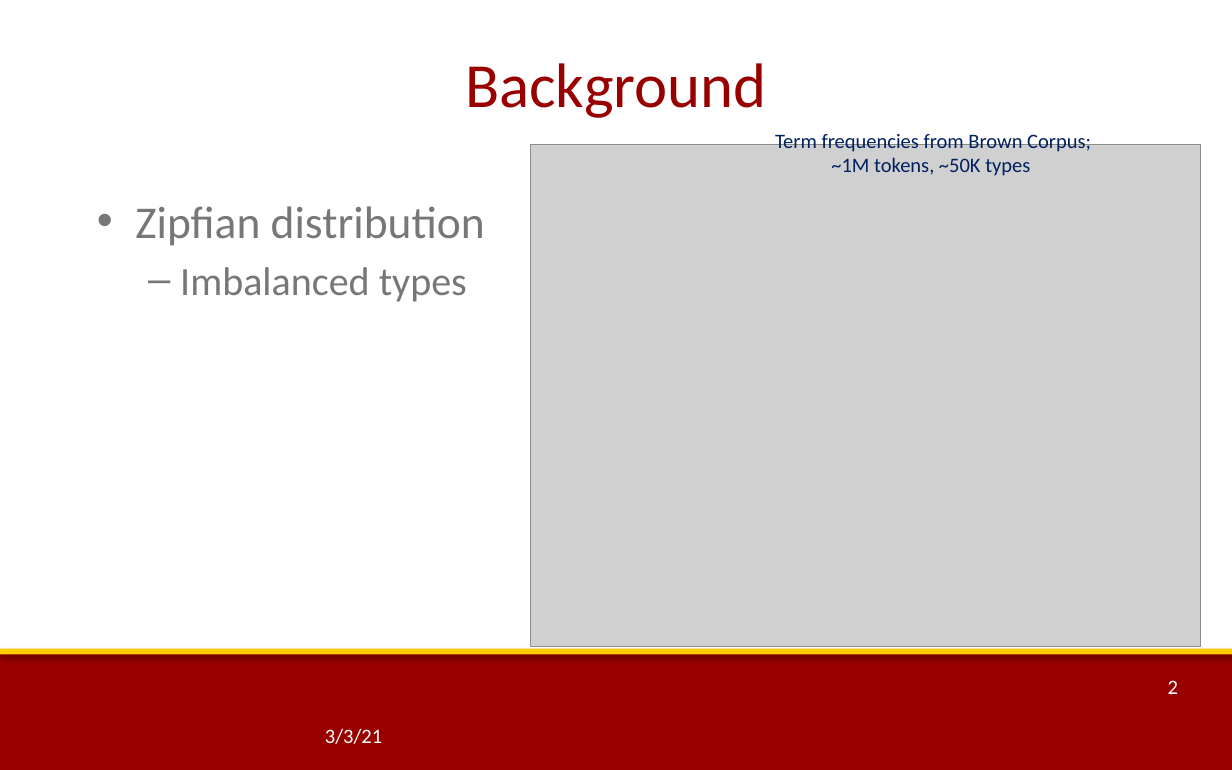
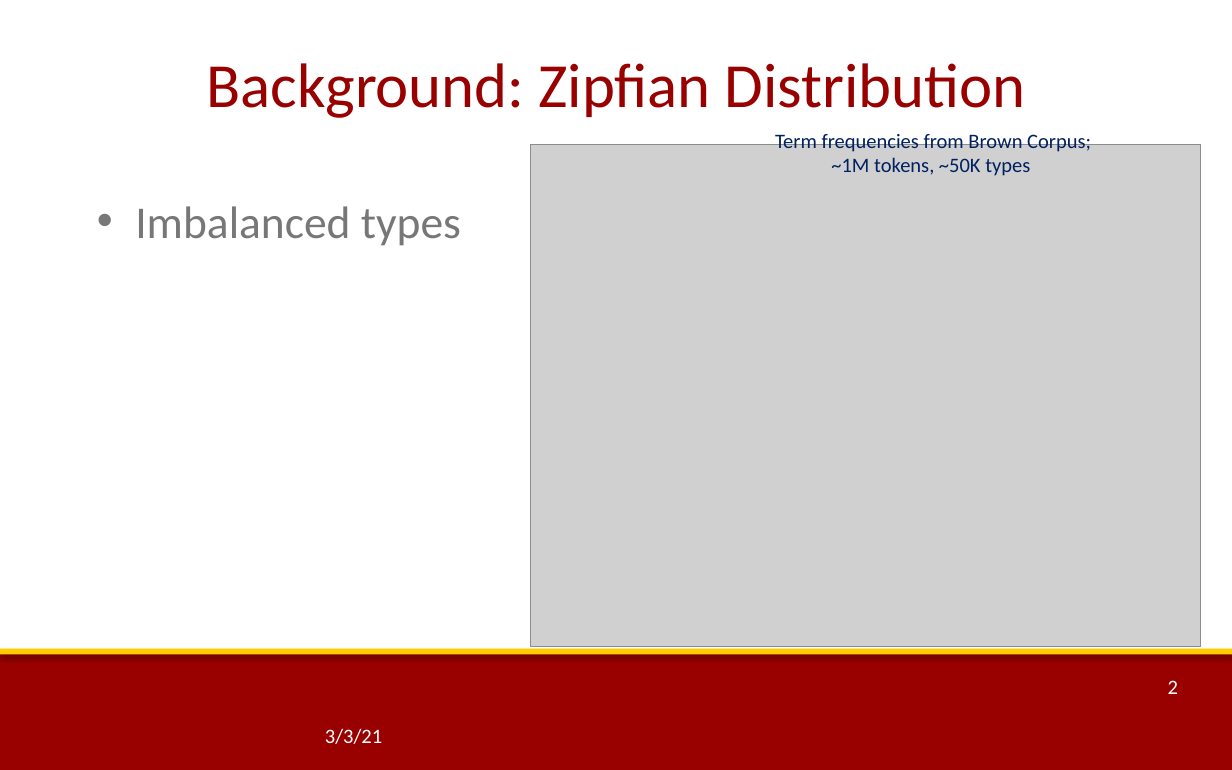
Before and after one commit to thammegowda/phd, a slide deck: slide 2 of quals-ppt/rev2-NMT-with-Imbalanced-Classes.pptx. Drawn at 1232x770 pixels with LibreOffice and Linux fonts; fonts in the diff are those of the drawing; grey boxes stand for pictures; background and template pictures are left out. Boxes give left, top, right and bottom in pixels: in the first picture for what was removed or moved away, otherwise in the second. Text is boxed around its words. In the diff, an @@ line names an element or a change of style, - is before the commit and + after.

```diff
--- a/quals-ppt/rev2-NMT-with-Imbalanced-Classes.pptx
+++ b/quals-ppt/rev2-NMT-with-Imbalanced-Classes.pptx
@@ title at (207, 63, 1026, 118): text changed @@
-Background
+Background: Zipfian Distribution
@@ text "Imbalanced types" at (135, 206, 461, 246): size 23.3 to 26.7 pt; bullet – to •; list level 2 to 1 in "Imbalanced types" @@
@@ text at (135, 206, 485, 246): paragraph removed @@
-• Zipfian distribution
```
Also in this commit, not shown: 21 other slides changed, 3 slides added, 2 slides removed, 3 other files.
